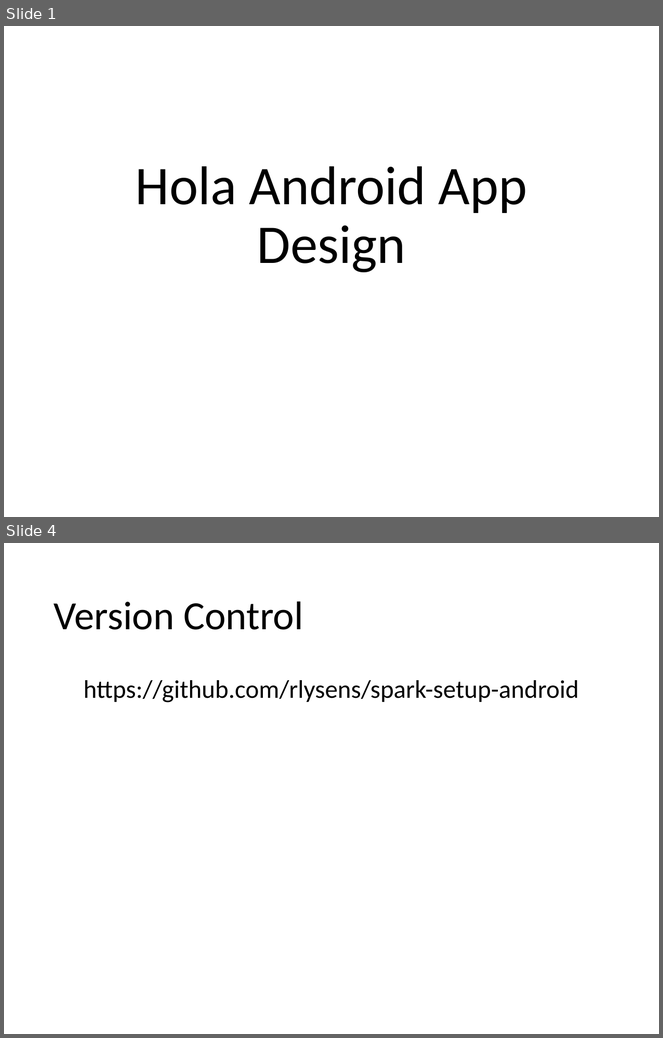
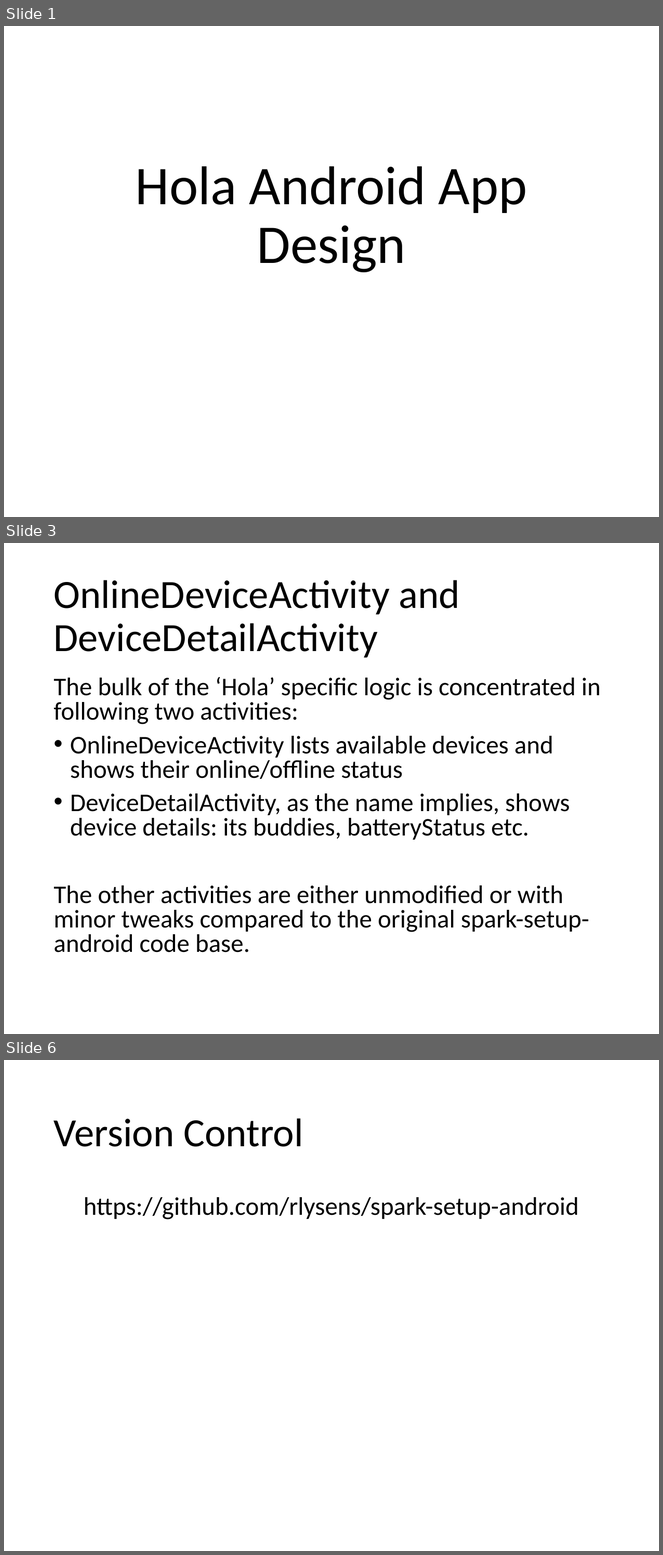
Before and after one commit to rlysens/spark-setup-android, a slide deck: doc/HolaAppDesign.pptx. Shown one above the other, each under a label of ours: slides 1 and 4 before the commit, slides 1, 3 and 6 after it; the slides between them are not shown. The pictures are 663x1038 and 663x1555 pixels, drawn with LibreOffice and Linux fonts; fonts in the diff are those of the drawing. Boxes give left, top, right and bottom in pixels: in the first picture for what was removed or moved away, otherwise in the second. Text is boxed around its words. In the diff, an @@ line names an element or a change of style, - is before the commit and + after.

```diff
--- a/doc/HolaAppDesign.pptx
+++ b/doc/HolaAppDesign.pptx
@@ slide 3 added at box(4, 543, 659, 1034), background #FFFFFF @@
@@ title added at box(54, 580, 460, 658), 61.6 pt, text #000000 @@
+OnlineDeviceActivity and DeviceDetailActivity
@@ text added at box(54, 677, 601, 953), 39.2 pt, text #000000 @@
+The bulk of the ‘Hola’ specific logic is concentrated in following two activities:
+• OnlineDeviceActivity lists available devices and shows their online/offline status
+• DeviceDetailActivity, as the name implies, shows device details: its buddies, batteryStatus etc.
+The other activities are either unmodified or with minor tweaks compared to the original spark-setup-android code base.
@@ what was slide 4 is now slide 6 @@
```
Also in this commit, not shown: 2 slides changed, 1 other slide added.
